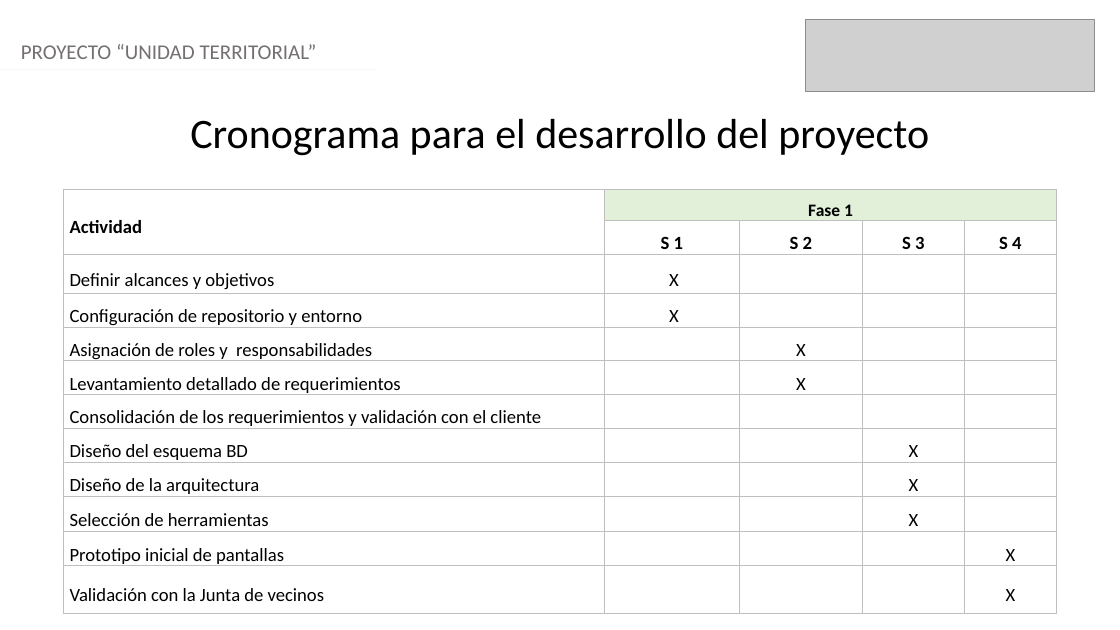
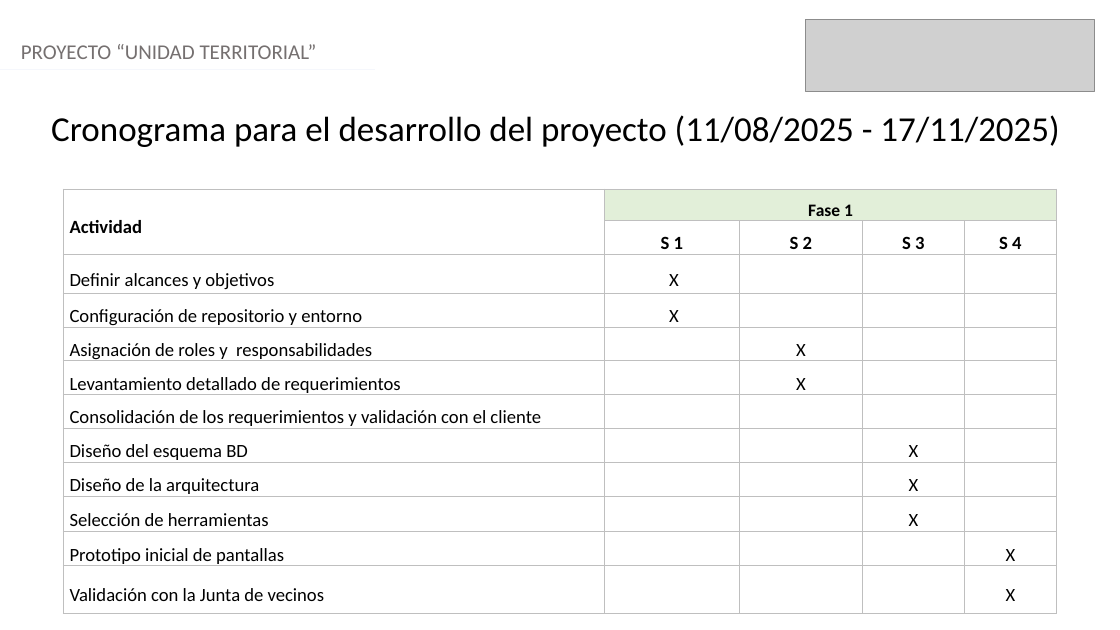
Before and after one commit to mariasaldivia/CAPSTONE_001V_G1A, a slide deck: slide 8 of Fase 3/Evidencias Grupales/Presentación Final.pptx. Drawn at 1120x630 pixels with LibreOffice and Linux fonts; fonts in the diff are those of the drawing; grey boxes stand for pictures. Boxes give left, top, right and bottom in pixels: in the first picture for what was removed or moved away, otherwise in the second. Text is boxed around its words. In the diff, an @@ line names an element or a change of style, - is before the commit and + after.

```diff
--- a/Fase 3/Evidencias Grupales/Presentación Final.pptx
+++ b/Fase 3/Evidencias Grupales/Presentación Final.pptx
@@ text at box(51, 115, 1059, 147): text changed; size 36 to 30 pt @@
-Cronograma para el desarrollo del proyecto
+Cronograma para el desarrollo del proyecto (11/08/2025 - 17/11/2025)
```
Also in this commit, not shown: 9 other slides changed, 1 slide removed.
